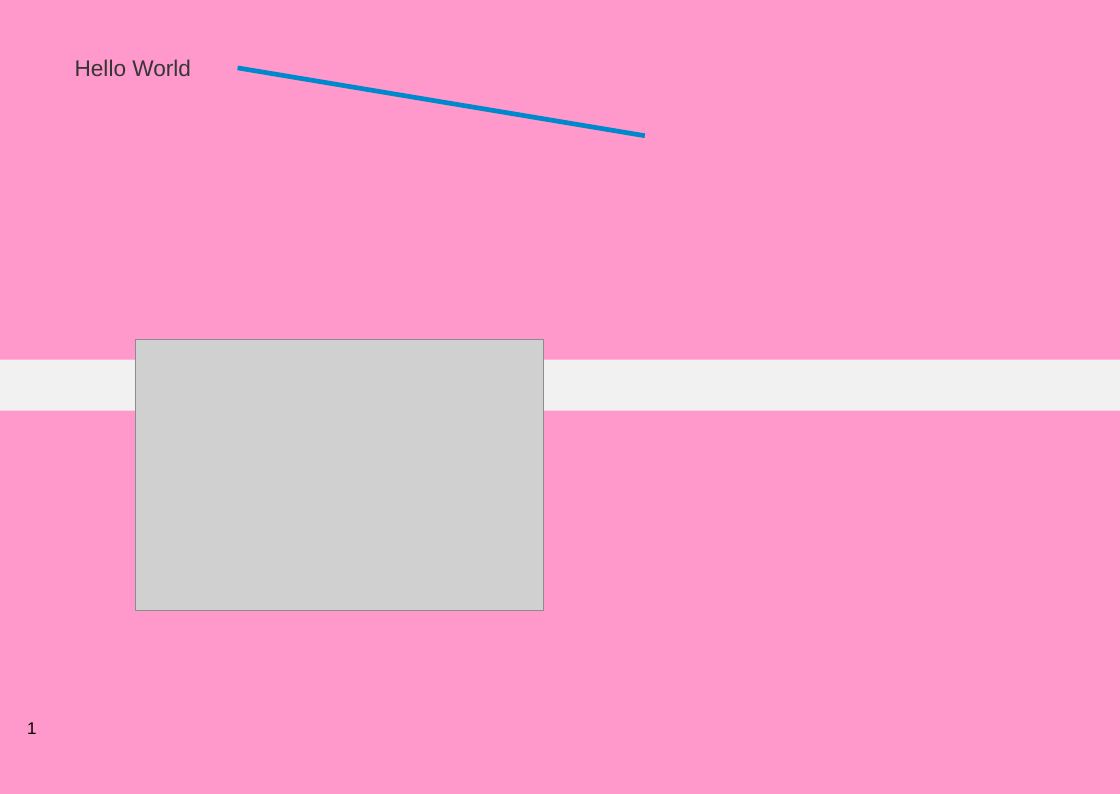
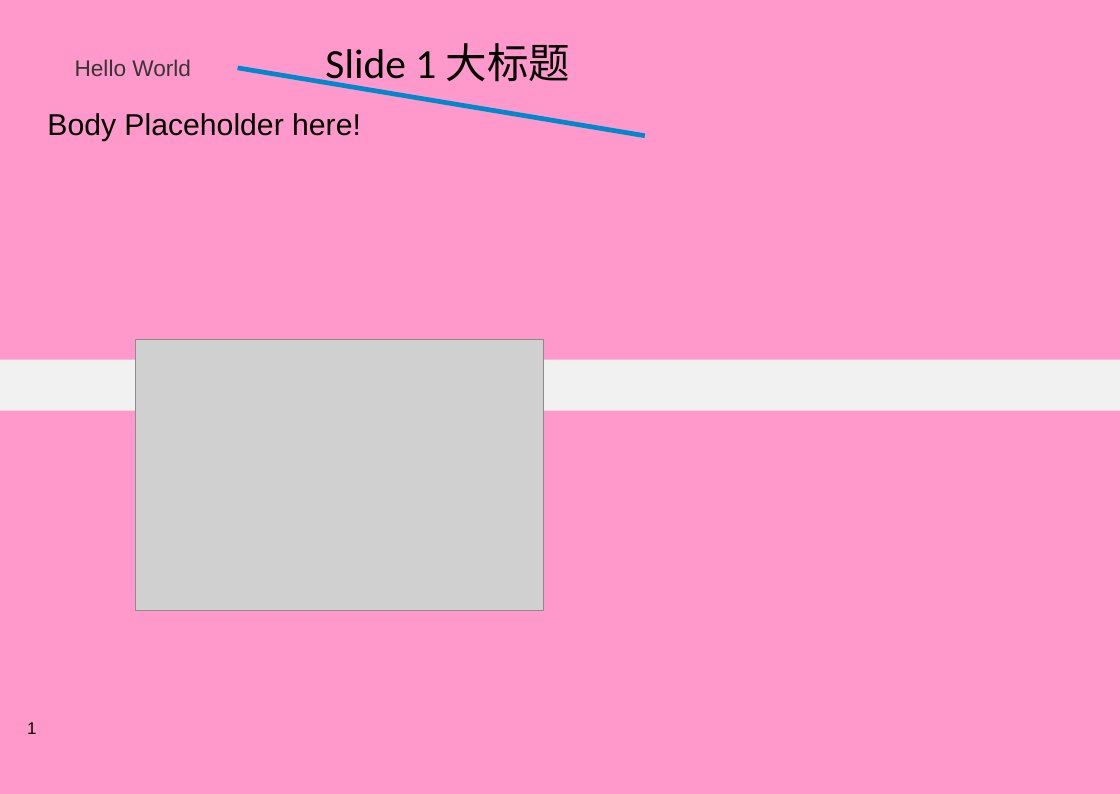
Before and after one commit to mebusw/pptxgenjs-demo, a slide deck: slide 1 of my/Hello-World.pptx. Drawn at 1120x794 pixels with LibreOffice and Linux fonts; fonts in the diff are those of the drawing; grey boxes stand for pictures; background and template pictures are left out. Boxes give left, top, right and bottom in pixels: in the first picture for what was removed or moved away, otherwise in the second. Text is boxed around its words. In the diff, an @@ line names an element or a change of style, - is before the commit and + after.

```diff
--- a/my/Hello-World.pptx
+++ b/my/Hello-World.pptx
@@ title added at (x1=325, y1=43, x2=570, y2=89), 44 pt, text #000000 @@
+Slide 1 大标题
@@ text added at (x1=47, y1=113, x2=361, y2=141), 32 pt, text #000000 @@
+Body Placeholder here!
```
Also in this commit, not shown: 1 other slide changed, 3 other files.
